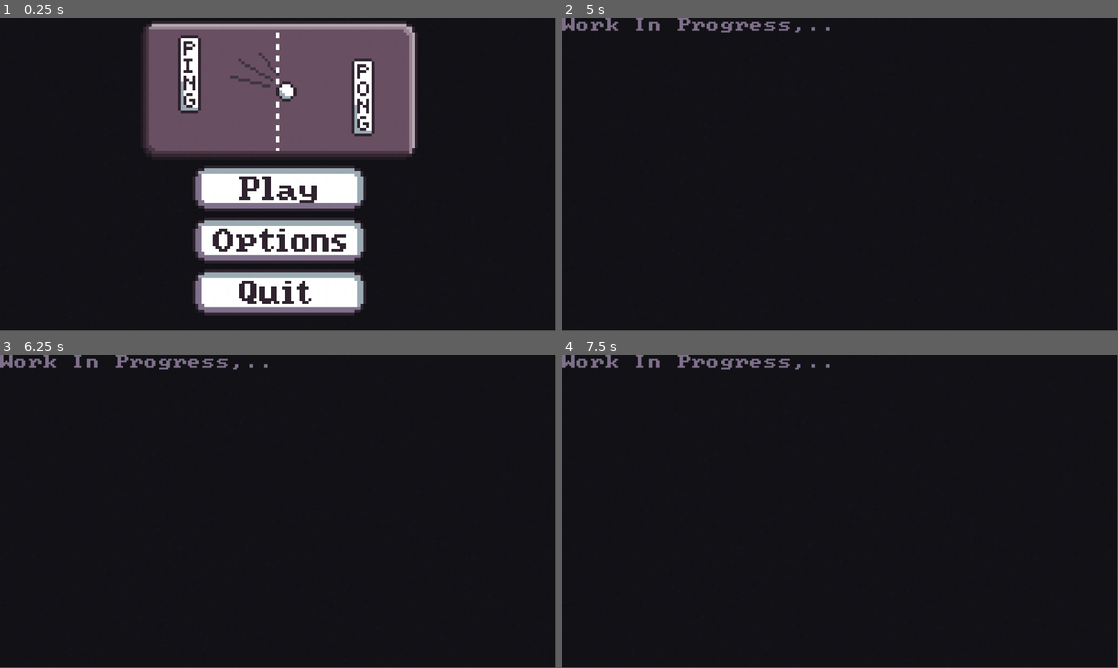
Above: before the commit, frames 1-4 (two rows, left to right).
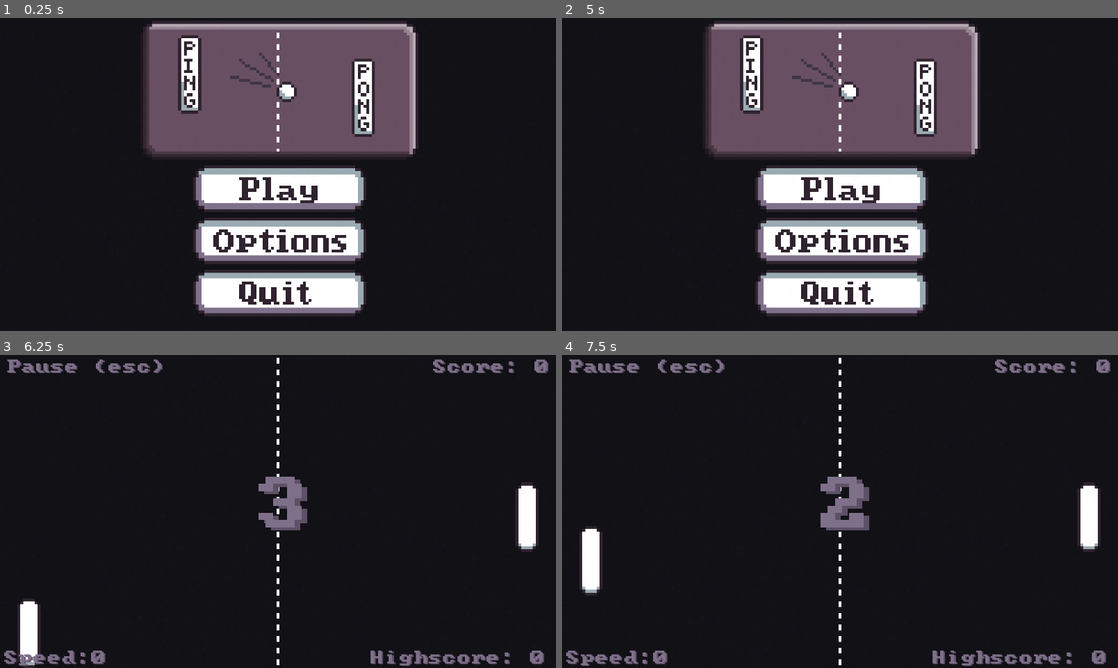
Above: after the commit, the same moments.

Repository: xSilzy/PingPong
Game: Godot game, scene res://Scenes/Main.tscn
The game is run twice, just before and just after one commit, with the same random seed, the same clock (stepped at 60 frames per second) and the same inputs.
Inputs (mouse positions are in pixels of both pictures, inside the frame that each line leads up to):
- Up to frame 1 (0.25 s): no input
- Up to frame 2 (5 s): click (840, 240) at 0.5 s; tap Enter at 1.25, 2.75, 4.25 s; hold Up (ui_up) 1.28-2.03 s; tap Space at 2, 3.5 s; hold Down (ui_down) 2.03-2.78 s; hold Up (ui_up) 2.78-4.28 s; hold Down (ui_down) from 4.28 s (still down); tap Escape (ui_cancel) at 4.9 s
- Up to frame 3 (6.25 s): release Down (ui_down) at 5 s; click (278, 524) at 5.02 s; tap Space at 5.75 s; hold Down (ui_down) from 5.78 s (still down)
- Up to frame 4 (7.5 s): release Down (ui_down) at 7.28 s; hold Up (ui_up) from 7.28 s (still down)
In our replay, the window is 799x449 before the commit and 800x450 after it. These sizes can differ from the game's own. Grey fills any space a smaller window leaves; there, only what the larger window draws over its background counts as a difference.

The runs differ from the first frame. In frame 1, 2.5% of the frame differs, in the area x 26-76%, y 1-96%; in frame 2, 35%, in the area x 0-76%, y 0-96%; in frame 3, 5.5%; in frame 4, 5.7%.

Commit message:
add pause menu and change scene loading/unloading to support pausing
- Added a pause menu with options to go to the main menu, resume or restart.

Diff:
--- a/Scenes/Game.tscn
+++ b/Scenes/Game.tscn
@@ -1,6 +1,6 @@
 [gd_scene load_steps=12 format=3 uid="uid://u3gqvkx71p5h"]
 
-[ext_resource type="Texture2D" uid="uid://cl2u0y2mwm8mc" path="res://Sprites/separator_sprite.png" id="1_ptfjl"]
+[ext_resource type="Texture2D" uid="uid://cl2u0y2mwm8mc" path="res://Sprites/mainMenu/separator_sprite.png" id="1_ptfjl"]
 [ext_resource type="Script" path="res://Scripts/game.gd" id="1_wb7gb"]
 [ext_resource type="PackedScene" uid="uid://jrfygsujs03p" path="res://Scenes/GameObejects/player_paddle.tscn" id="2_x5xcl"]
 [ext_resource type="PackedScene" uid="uid://cw1o7ufkesdym" path="res://Scenes/GameObejects/cpu_paddle.tscn" id="3_jfebq"]
--- a/Scenes/GameObejects/ball.tscn
+++ b/Scenes/GameObejects/ball.tscn
@@ -1,6 +1,6 @@
 [gd_scene load_steps=4 format=3 uid="uid://bhrbskfck6eca"]
 
-[ext_resource type="Texture2D" uid="uid://c0o5q2owymhy6" path="res://Sprites/ball_sprite.png" id="1_4rmn5"]
+[ext_resource type="Texture2D" uid="uid://c0o5q2owymhy6" path="res://Sprites/gameObjects/ball_sprite.png" id="1_4rmn5"]
 [ext_resource type="Script" path="res://Scripts/GameObjects/ball.gd" id="1_vdj8h"]
 
 [sub_resource type="CircleShape2D" id="CircleShape2D_w0ftq"]
--- a/Scenes/GameObejects/cpu_paddle.tscn
+++ b/Scenes/GameObejects/cpu_paddle.tscn
@@ -1,7 +1,7 @@
 [gd_scene load_steps=4 format=3 uid="uid://cw1o7ufkesdym"]
 
 [ext_resource type="Script" path="res://Scripts/GameObjects/cpu_paddle.gd" id="1_bu0lq"]
-[ext_resource type="Texture2D" uid="uid://ck38tp3ehe7u1" path="res://Sprites/paddle_sprite.png" id="1_ufsua"]
+[ext_resource type="Texture2D" uid="uid://ck38tp3ehe7u1" path="res://Sprites/gameObjects/paddle_sprite.png" id="1_ufsua"]
 
 [sub_resource type="RectangleShape2D" id="RectangleShape2D_t4fhu"]
 size = Vector2(80, 600)
--- a/Scenes/GameObejects/player_paddle.tscn
+++ b/Scenes/GameObejects/player_paddle.tscn
@@ -1,7 +1,7 @@
 [gd_scene load_steps=4 format=3 uid="uid://jrfygsujs03p"]
 
 [ext_resource type="Script" path="res://Scripts/GameObjects/player_movement.gd" id="1_b83dh"]
-[ext_resource type="Texture2D" uid="uid://ck38tp3ehe7u1" path="res://Sprites/paddle_sprite.png" id="1_v71fj"]
+[ext_resource type="Texture2D" uid="uid://ck38tp3ehe7u1" path="res://Sprites/gameObjects/paddle_sprite.png" id="1_v71fj"]
 
 [sub_resource type="RectangleShape2D" id="RectangleShape2D_4ld65"]
 size = Vector2(1, 625)
--- a/Scenes/Main.tscn
+++ b/Scenes/Main.tscn
@@ -1,6 +1,6 @@
 [gd_scene load_steps=2 format=3 uid="uid://bkiicbntwq4sx"]
 
-[ext_resource type="Script" path="res://Scripts/main.gd" id="1_i64iu"]
+[ext_resource type="Script" path="res://Scripts/Main.gd" id="1_i64iu"]
 
 [node name="Main" type="Node2D"]
 script = ExtResource("1_i64iu")
--- a/Scenes/UI/Fail_menu.tscn
+++ b/Scenes/UI/Fail_menu.tscn
@@ -1,12 +1,13 @@
 [gd_scene load_steps=6 format=3 uid="uid://civv53vemn5qb"]
 
-[ext_resource type="Script" path="res://Scenes/UI/fail_menu.gd" id="1_e2sgb"]
+[ext_resource type="Script" path="res://Scripts/UI/fail_menu.gd" id="1_e2sgb"]
 [ext_resource type="Texture2D" uid="uid://bbya7402hqra4" path="res://Sprites/Score Frame.png" id="1_vy0ny"]
-[ext_resource type="Texture2D" uid="uid://dne2sfo5khndt" path="res://Sprites/main_menu_button_smaller.png" id="2_ge8qd"]
-[ext_resource type="Texture2D" uid="uid://ckxhynrtr11un" path="res://Sprites/retry_button_small.png" id="3_0jx4o"]
-[ext_resource type="Texture2D" uid="uid://dbs3f5ha8a7d4" path="res://Sprites/quit_button_small.png" id="4_w43i3"]
+[ext_resource type="Texture2D" uid="uid://dne2sfo5khndt" path="res://Sprites/main_menu_button.png" id="2_ge8qd"]
+[ext_resource type="Texture2D" uid="uid://ckxhynrtr11un" path="res://Sprites/retry_button.png" id="3_0jx4o"]
+[ext_resource type="Texture2D" uid="uid://dbs3f5ha8a7d4" path="res://Sprites/quit_button.png" id="4_w43i3"]
 
 [node name="Fail_Menu" type="Node2D"]
+process_mode = 3
 script = ExtResource("1_e2sgb")
 
 [node name="ScoreFrame" type="Sprite2D" parent="."]
--- a/Scenes/UI/Options.tscn
+++ b/Scenes/UI/Options.tscn
@@ -1,8 +1,10 @@
-[gd_scene load_steps=2 format=3 uid="uid://d35a2lxt03wxc"]
+[gd_scene load_steps=3 format=3 uid="uid://d35a2lxt03wxc"]
 
 [ext_resource type="LabelSettings" uid="uid://b01uawbu6tbb3" path="res://Fonts/deafult.tres" id="1_cseec"]
+[ext_resource type="Script" path="res://Scripts/UI/options.gd" id="1_nqsgb"]
 
 [node name="Options" type="Node2D"]
+script = ExtResource("1_nqsgb")
 
 [node name="Label" type="Label" parent="."]
 offset_right = 922.0
--- /dev/null
+++ b/Scenes/UI/Pause_menu.tscn
@@ -0,0 +1,52 @@
+[gd_scene load_steps=5 format=3 uid="uid://dejandhh0jf4a"]
+
+[ext_resource type="Script" path="res://Scripts/UI/pause_menu.gd" id="1_d0nv3"]
+[ext_resource type="Texture2D" uid="uid://dne2sfo5khndt" path="res://Sprites/main_menu_button.png" id="2_5exnf"]
+[ext_resource type="Texture2D" uid="uid://dsswvwkhqfo7k" path="res://Sprites/resume_button.png" id="3_mp64h"]
+[ext_resource type="Texture2D" uid="uid://ckxhynrtr11un" path="res://Sprites/retry_button.png" id="4_lpt7p"]
+
+[node name="Pause_menu" type="Node2D"]
+process_mode = 3
+script = ExtResource("1_d0nv3")
+
+[node name="ColorRect" type="ColorRect" parent="."]
+offset_right = 1920.0
+offset_bottom = 1080.0
+color = Color(0, 0, 0, 0.490196)
+
+[node name="homeButton" type="TextureButton" parent="."]
+texture_filter = 1
+offset_left = 720.0
+offset_top = 700.0
+offset_right = 738.0
+offset_bottom = 718.0
+scale = Vector2(10, 10)
+pivot_offset = Vector2(9, 9)
+texture_normal = ExtResource("2_5exnf")
+stretch_mode = 3
+
+[node name="resumeButton" type="TextureButton" parent="."]
+texture_filter = 1
+offset_left = 960.0
+offset_top = 700.0
+offset_right = 978.0
+offset_bottom = 718.0
+scale = Vector2(10, 10)
+pivot_offset = Vector2(9, 9)
+texture_normal = ExtResource("3_mp64h")
+stretch_mode = 3
+
+[node name="retryButton" type="TextureButton" parent="."]
+texture_filter = 1
+offset_left = 1200.0
+offset_top = 700.0
+offset_right = 1218.0
+offset_bottom = 718.0
+scale = Vector2(10, 10)
+pivot_offset = Vector2(9, 9)
+texture_normal = ExtResource("4_lpt7p")
+stretch_mode = 3
+
+[connection signal="pressed" from="homeButton" to="." method="_on_home_button_pressed"]
+[connection signal="pressed" from="resumeButton" to="." method="_on_resume_button_pressed"]
+[connection signal="pressed" from="retryButton" to="." method="_on_retry_button_pressed"]
--- a/Scenes/UI/hud.tscn
+++ b/Scenes/UI/hud.tscn
@@ -10,27 +10,51 @@
 texture_filter = 1
 texture_repeat = 1
 offset_left = 1380.0
-offset_top = 22.0
+offset_top = 18.5
 offset_right = 1900.0
-offset_bottom = 78.0
+offset_bottom = 74.5
 theme_override_colors/font_color = Color(0.368627, 0.317647, 0.403922, 1)
 theme_override_fonts/font = ExtResource("1_dxedd")
 theme_override_font_sizes/font_size = 50
-text = "Score: 12"
+text = "Score: 0"
 horizontal_alignment = 2
 
 [node name="playerScore" type="Label" parent="."]
 texture_filter = 1
 texture_repeat = 1
-offset_left = 1374.0
+offset_left = 1375.0
 offset_top = 16.0
-offset_right = 1894.0
+offset_right = 1895.0
 offset_bottom = 72.0
 theme_override_colors/font_color = Color(0.498039, 0.439216, 0.541176, 1)
 theme_override_fonts/font = ExtResource("1_dxedd")
 theme_override_font_sizes/font_size = 50
-text = "Score: 12"
+text = "Score: 0"
 horizontal_alignment = 2
+
+[node name="pauseBackground" type="Label" parent="."]
+texture_filter = 1
+texture_repeat = 1
+offset_left = 30.0
+offset_top = 18.5
+offset_right = 580.0
+offset_bottom = 74.5
+theme_override_colors/font_color = Color(0.368627, 0.317647, 0.403922, 1)
+theme_override_fonts/font = ExtResource("1_dxedd")
+theme_override_font_sizes/font_size = 50
+text = "Pause (esc)"
+
+[node name="pause" type="Label" parent="."]
+texture_filter = 1
+texture_repeat = 1
+offset_left = 25.0
+offset_top = 16.0
+offset_right = 575.0
+offset_bottom = 72.0
+theme_override_colors/font_color = Color(0.498039, 0.439216, 0.541176, 1)
+theme_override_fonts/font = ExtResource("1_dxedd")
+theme_override_font_sizes/font_size = 50
+text = "Pause (esc)"
 
 [node name="countdownBackground" type="Label" parent="."]
 texture_filter = 1
@@ -41,8 +65,8 @@
 anchor_bottom = 0.412
 offset_left = 331.28
 offset_top = 35.8
-offset_right = 524.961
-offset_bottom = 224.592
+offset_right = 526.36
+offset_bottom = 225.04
 pivot_offset = Vector2(100, 100)
 theme_override_colors/font_color = Color(0.367606, 0.318194, 0.403609, 1)
 theme_override_fonts/font = ExtResource("1_dxedd")
@@ -59,8 +83,8 @@
 anchor_bottom = 0.412
 offset_left = 311.28
 offset_top = 25.8
-offset_right = 504.397
-offset_bottom = 213.516
+offset_right = 506.36
+offset_bottom = 215.04
 pivot_offset = Vector2(100, 100)
 theme_override_colors/font_color = Color(0.498039, 0.439216, 0.541176, 1)
 theme_override_fonts/font = ExtResource("1_dxedd")
@@ -71,49 +95,49 @@
 [node name="speedBackground" type="Label" parent="."]
 texture_filter = 1
 texture_repeat = 1
-offset_left = 21.0
-offset_top = 1024.0
-offset_right = 541.0
-offset_bottom = 1080.0
+offset_left = 20.0
+offset_top = 1022.5
+offset_right = 540.0
+offset_bottom = 1078.5
 theme_override_colors/font_color = Color(0.368627, 0.317647, 0.403922, 1)
 theme_override_fonts/font = ExtResource("1_dxedd")
 theme_override_font_sizes/font_size = 50
-text = "Speed:"
+text = "Speed: 0"
 
 [node name="speed" type="Label" parent="."]
 texture_filter = 1
 texture_repeat = 1
 offset_left = 15.0
-offset_top = 1018.0
+offset_top = 1020.0
 offset_right = 535.0
-offset_bottom = 1074.0
+offset_bottom = 1076.0
 theme_override_colors/font_color = Color(0.498039, 0.439216, 0.541176, 1)
 theme_override_fonts/font = ExtResource("1_dxedd")
 theme_override_font_sizes/font_size = 50
-text = "Speed:"
+text = "Speed: 0"
 
 [node name="highscoreBackground" type="Label" parent="."]
 texture_filter = 1
 texture_repeat = 1
-offset_left = 930.0
-offset_top = 1025.0
-offset_right = 1884.0
-offset_bottom = 1081.0
+offset_left = 1065.0
+offset_top = 1022.5
+offset_right = 1885.0
+offset_bottom = 1078.5
 theme_override_colors/font_color = Color(0.368627, 0.317647, 0.403922, 1)
 theme_override_fonts/font = ExtResource("1_dxedd")
 theme_override_font_sizes/font_size = 50
-text = "Highscore:"
+text = "Highscore: 0"
 horizontal_alignment = 2
 
 [node name="highscore" type="Label" parent="."]
 texture_filter = 1
 texture_repeat = 1
-offset_left = 1058.0
-offset_top = 1019.0
-offset_right = 1878.0
-offset_bottom = 1075.0
+offset_left = 1060.0
+offset_top = 1020.0
+offset_right = 1880.0
+offset_bottom = 1076.0
 theme_override_colors/font_color = Color(0.498039, 0.439216, 0.541176, 1)
 theme_override_fonts/font = ExtResource("1_dxedd")
 theme_override_font_sizes/font_size = 50
-text = "Highscore:"
+text = "Highscore: 0"
 horizontal_alignment = 2
--- a/Scenes/UI/main_menu.tscn
+++ b/Scenes/UI/main_menu.tscn
@@ -1,10 +1,10 @@
 [gd_scene load_steps=6 format=3 uid="uid://d0hggd50rm0a0"]
 
 [ext_resource type="Script" path="res://Scripts/UI/main_menu.gd" id="1_715hr"]
-[ext_resource type="Texture2D" uid="uid://b2ruwoxhoby86" path="res://Sprites/playButton.png" id="2_ipke2"]
-[ext_resource type="Texture2D" uid="uid://dny6js0jemk5g" path="res://Sprites/banner.png" id="3_t0cij"]
-[ext_resource type="Texture2D" uid="uid://cky4r8xxmsrsy" path="res://Sprites/optionsButton.png" id="4_t472l"]
-[ext_resource type="Texture2D" uid="uid://dd3rbt7ia7u7c" path="res://Sprites/quitButton.png" id="4_yw7dt"]
+[ext_resource type="Texture2D" uid="uid://b2ruwoxhoby86" path="res://Sprites/mainMenu/playButton.png" id="2_ipke2"]
+[ext_resource type="Texture2D" uid="uid://dny6js0jemk5g" path="res://Sprites/mainMenu/banner.png" id="3_t0cij"]
+[ext_resource type="Texture2D" uid="uid://cky4r8xxmsrsy" path="res://Sprites/mainMenu/optionsButton.png" id="4_t472l"]
+[ext_resource type="Texture2D" uid="uid://dd3rbt7ia7u7c" path="res://Sprites/mainMenu/quitButton.png" id="4_yw7dt"]
 
 [node name="MainMenu" type="Node2D"]
 script = ExtResource("1_715hr")
--- a/Scripts/Game.gd
+++ b/Scripts/Game.gd
@@ -11,14 +11,15 @@
 	$HUD/speed.text = str("Speed:", ball.speed/10)
 	$HUD.sync_text()
 
+
+
 func _ready():
 	# Hide the ball at the start of the game
 	ball.visible = false
 	$HUD/countdown.visible = true
 	$HUD/countdownBackground.visible = true
 	print("Highscore: ",Global.config.get_value("player","highscore"))
-
-
+	get_parent().game_scene = self
 
 
 func _on_countdown_timeout():
@@ -28,7 +29,6 @@
 		$Countdown.start(1) # Restart the countdown timer
 		$HUD/countdown.text = str(3 - time_left) # Log the remaining countdown time
 		time_left += 1
-		$HUD.sync_text()
 
 	else:
 		# After the countdown, spawn a new ball and make it visible
@@ -65,9 +65,16 @@
 		Global.save_data()
 		$HUD/playerScore.text = str("Score: ", score)
 		$HUD/highscore.text = str("Highscore: ", Global.config.get_value("player","highscore"))
-		$HUD.sync_text()
 
 
 
 func _on_accel_cooldown_timeout():
 	$"."/ball.isOnCooldown = false
+
+
+func _input(_event: InputEvent):
+		if Input.is_action_pressed("ui_cancel"):
+			$HUD.hide()
+			get_parent().add_scene_as_child("pause_menu")
+			get_tree().paused = true
+		get_viewport().set_input_as_handled()
--- a/Scripts/Global.gd
+++ b/Scripts/Global.gd
@@ -5,6 +5,7 @@
 var highscore : int = 0
 var shouldPlaySound : bool = true
 var config = ConfigFile.new()
+var paused: bool = false
 
 
 
@@ -13,6 +14,7 @@
 	var error = config.load("user://scores.cfg")
 	if error != OK:
 		print("No save file found. Starting fresh...")
+		config.set_value("player", "highscore", 0)
 	else:
 		print("Save file found.")
 		highscore = config.get_value("player", "highscore", 0)
--- a/Scripts/Main.gd
+++ b/Scripts/Main.gd
@@ -1,16 +1,18 @@
 extends Node2D
-var MAIN_SCENE = preload("res://Scenes/UI/Main_menu.tscn")
 var GAME_SCENE = preload("res://Scenes/Game.tscn")
 var BACKGROUND_SCENE = preload("res://Scenes/UI/Background.tscn")
 var MAIN_MENU_SCENE = preload("res://Scenes/UI/Main_menu.tscn")
 var OPTIONS_SCENE = preload("res://Scenes/UI/Options.tscn")
 var FAIL_MENU_SCENE = preload("res://Scenes/UI/Fail_menu.tscn")
+var PAUSE_MENU_SCENE = preload("res://Scenes/UI/Pause_menu.tscn")
 var game_instance
 var background_instance
 var main_menu_instance
 var options_instance
 var fail_menu_instance
-var main_instance
+var pause_menu_instance
+@onready var game_scene = get_node("Game")
+@onready var hud_node = get_node("Game/HUD")
 
 
 
@@ -21,24 +23,31 @@
 	main_menu_instance = MAIN_MENU_SCENE.instantiate()
 	add_child(background_instance)
 	add_child(main_menu_instance)
+	print_tree_pretty()
 
 
-
-func instance_scenes(instanced_scene):
-	main_instance = MAIN_SCENE.instantiate()
+func instance_scenes(instanced_scene: String):
 	game_instance = GAME_SCENE.instantiate()
-	background_instance = BACKGROUND_SCENE.instantiate()
 	main_menu_instance = MAIN_MENU_SCENE.instantiate()
 	options_instance = OPTIONS_SCENE.instantiate()
 	fail_menu_instance = FAIL_MENU_SCENE.instantiate()
+	pause_menu_instance = PAUSE_MENU_SCENE.instantiate()
 
 	return get(instanced_scene + "_instance")
 
 
 
-func add_scene_as_child(scene):
+func add_scene_as_child(scene: String):
 	var scene_instance = get(scene + "_instance")
 	if !is_instance_valid(scene_instance):
 		scene_instance = instance_scenes(str(scene))
 		print(scene_instance)
-	self.add_child(scene_instance)
+	add_child(scene_instance)
+
+
+func reset_game_scene():
+	if is_instance_valid(game_scene):
+		game_scene.queue_free()
+	game_scene = instance_scenes(str("game"))
+	add_child(game_scene)
+	game_scene.get_node("HUD").show
--- a/Scenes/UI/fail_menu.gd
+++ b/Scripts/UI/fail_menu.gd
@@ -1,7 +1,7 @@
 extends Node2D
 
 var frame_counter : int
-var frame_max : int = 5
+var FRAME_MAX : int = 5
 @onready var buttons = [
 	$homeButton,
 	$retryButton,
@@ -14,7 +14,7 @@
 # Called every frame. 'delta' is the elapsed time since the previous frame.
 func _process(_delta):
 	frame_counter += 1
-	if frame_counter >= frame_max:
+	if frame_counter >= FRAME_MAX:
 		for button in buttons:
 			Global.button_grow(button)
 		frame_counter = 0
--- a/Scripts/UI/main_menu.gd
+++ b/Scripts/UI/main_menu.gd
@@ -1,6 +1,6 @@
 extends Node2D
 var frame_counter : int
-var frame_max : int = 5
+var FRAME_MAX : int = 5
 @onready var buttons = [
 	$playButton,
 	$optionsButton,
@@ -15,7 +15,7 @@
 # Called every frame. 'delta' is the elapsed time since the previous frame.
 func _process(_delta):
 	frame_counter += 1
-	if frame_counter >= frame_max:
+	if frame_counter >= FRAME_MAX:
 		for button in buttons:
 			Global.button_grow(button)
 		frame_counter = 0
--- /dev/null
+++ b/Scripts/UI/options.gd
@@ -0,0 +1,18 @@
+extends Node2D
+
+
+# Called when the node enters the scene tree for the first time.
+func _ready():
+	pass # Replace with function body.
+
+
+# Called every frame. 'delta' is the elapsed time since the previous frame.
+func _process(_delta: float):
+	pass
+
+
+func _input(event: InputEvent):
+	if event.is_action_pressed("ui_cancel"):
+		Sounds.play_sound("buttonClick")
+		get_parent().add_scene_as_child("main_menu")
+		get_parent().remove_child(self)
--- /dev/null
+++ b/Scripts/UI/pause_menu.gd
@@ -0,0 +1,56 @@
+extends Node2D
+var frame_counter : int
+var FRAME_MAX : int = 5
+@onready var hud_node = get_parent().game_scene.get_node("HUD")
+@onready var buttons = [
+	$homeButton,
+	$resumeButton,
+	$retryButton
+	]
+
+
+# Called when the node enters the scene tree for the first time.
+func _ready():
+	pass
+
+
+# Called every frame. 'delta' is the elapsed time since the previous frame.
+func _process(_delta):
+	frame_counter += 1
+	if frame_counter >= FRAME_MAX:
+		for button in buttons:
+			Global.button_grow(button)
+		frame_counter = 0
+
+
+
+func _input(event: InputEvent):
+	if event.is_action_pressed("ui_cancel"):
+		get_tree().paused = false
+		hud_node.show()
+		get_viewport().set_input_as_handled()
+		get_parent().remove_child(self)
+
+
+func _on_home_button_pressed():
+	get_tree().paused = false
+	Sounds.play_sound("buttonClick")
+	get_parent().game_scene.queue_free()
+	get_parent().add_scene_as_child("main_menu")
+	get_parent().remove_child(self)
+
+
+func _on_resume_button_pressed():
+	get_tree().paused = false
+	Sounds.play_sound("buttonClick")
+	hud_node.show()
+	get_parent().remove_child(self)
+
+
+func _on_retry_button_pressed():
+	get_tree().paused = false
+	Sounds.play_sound("buttonClick")
+	get_parent().reset_game_scene()
+	hud_node = get_parent().game_scene.get_node("HUD")
+	hud_node.show()
+	get_parent().remove_child(self)
--- a/project.godot
+++ b/project.godot
@@ -29,6 +29,7 @@
 
 window/size/viewport_width=1920
 window/size/viewport_height=1080
+window/stretch/mode="viewport"
 mouse_cursor/size/viewport_height=1080
 mouse_cursor/size/viewport_width=1920
 
Binary file added: Sprites/esc_button.png
Not shown, changed: Sprites/esc_button.png.import
Renamed: Sprites/ball_sprite.png -> Sprites/gameObjects/ball_sprite.png
Not shown, changed: Sprites/gameObjects/ball_sprite.png.import
Renamed: Sprites/ball_sprite_dark.png -> Sprites/gameObjects/ball_sprite_dark.png
Not shown, changed: Sprites/gameObjects/ball_sprite_dark.png.import
Renamed: Sprites/ball_sprite_dark_2.png -> Sprites/gameObjects/ball_sprite_dark_2.png
Not shown, changed: Sprites/gameObjects/ball_sprite_dark_2.png.import
Renamed: Sprites/paddle_sprite.png -> Sprites/gameObjects/paddle_sprite.png
Not shown, changed: Sprites/gameObjects/paddle_sprite.png.import
Renamed: Sprites/paddle_sprite_dark.png -> Sprites/gameObjects/paddle_sprite_dark.png
Not shown, changed: Sprites/gameObjects/paddle_sprite_dark.png.import
(and 45 more such lines)
